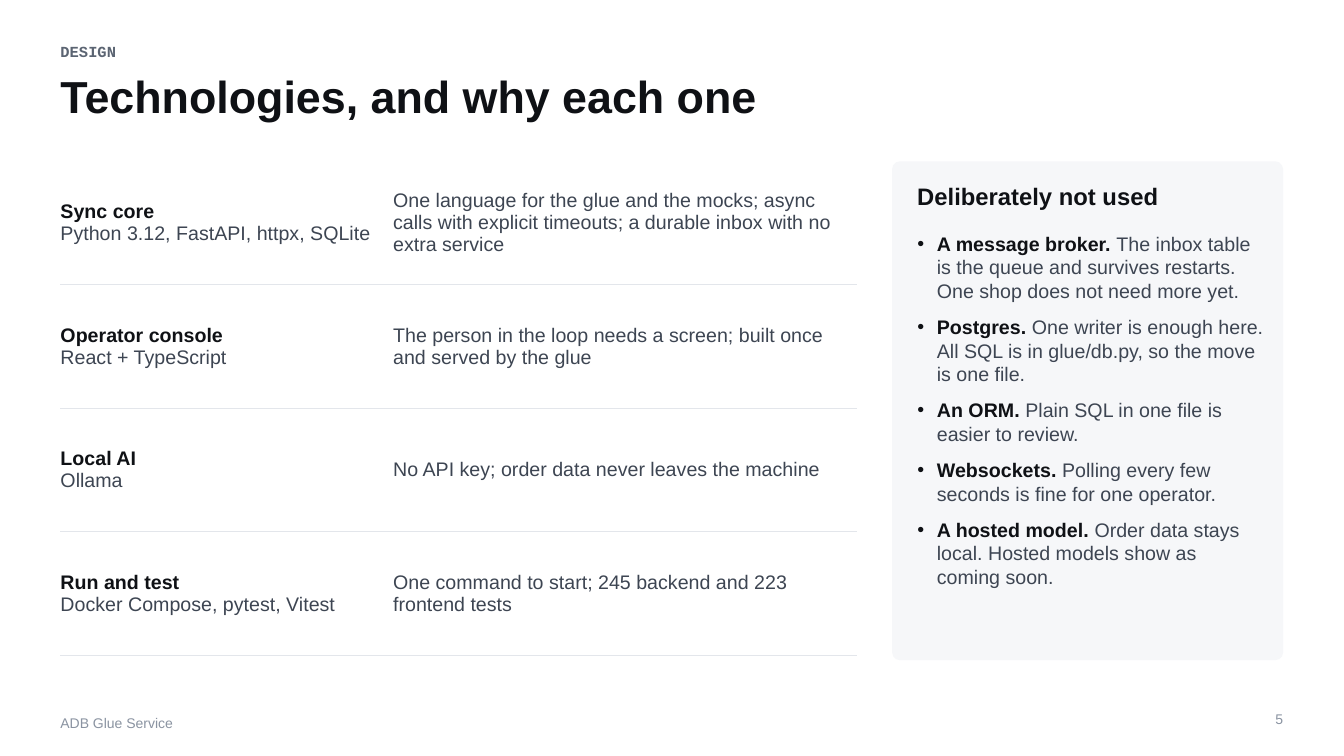
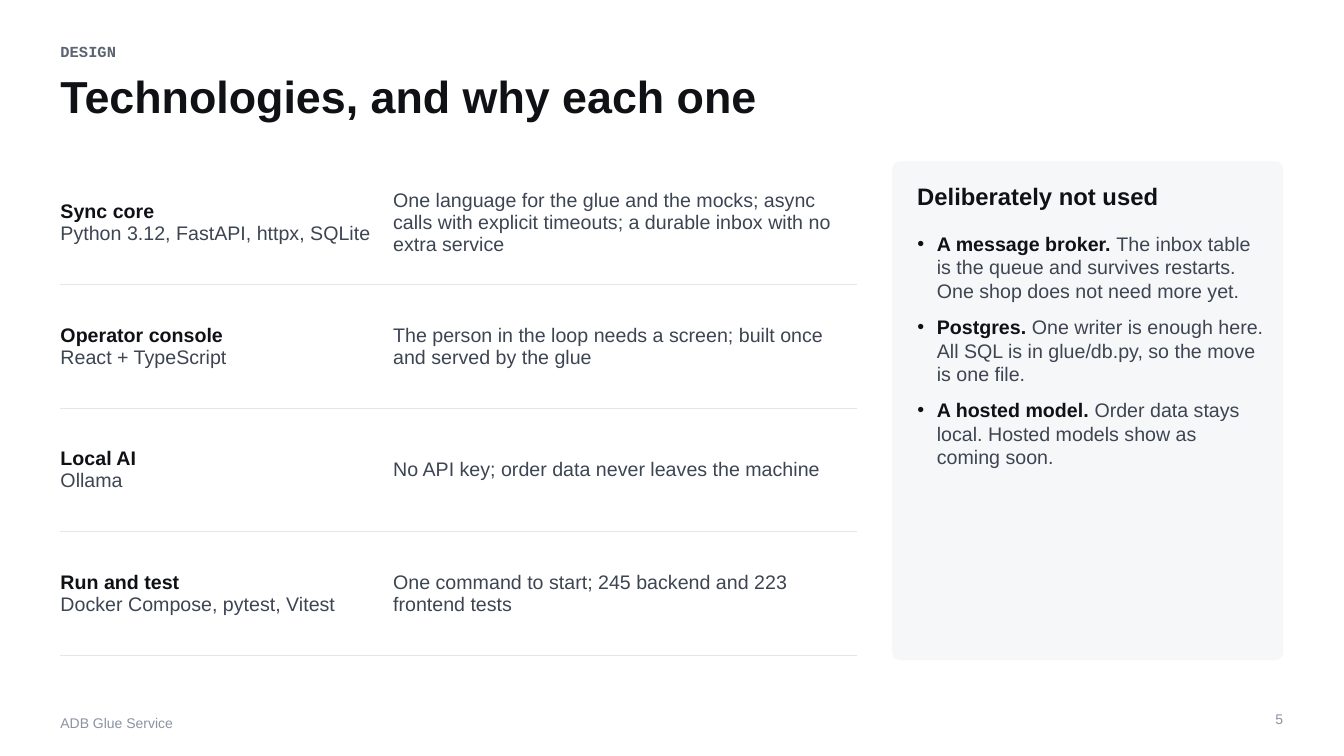
Before and after one commit to PantelimonGulie/adb-glue-service, a slide deck: slide 5 of docs/presentation/ADB-Glue-Service.pptx. Drawn at 1344x756 pixels with LibreOffice and Linux fonts; fonts in the diff are those of the drawing. Boxes give left, top, right and bottom in pixels: in the first picture for what was removed or moved away, otherwise in the second. Text is boxed around its words. In the diff, an @@ line names an element or a change of style, - is before the commit and + after.

```diff
--- a/docs/presentation/ADB-Glue-Service.pptx
+++ b/docs/presentation/ADB-Glue-Service.pptx
@@ text at bbox=[937, 402, 1222, 505]: paragraphs removed @@
-• An ORM. Plain SQL in one file is easier to review.
-• Websockets. Polling every few seconds is fine for one operator.
```
Also in this commit, not shown: 8 other slides changed, 1 slide added, 1 slide removed, 29 other files.
